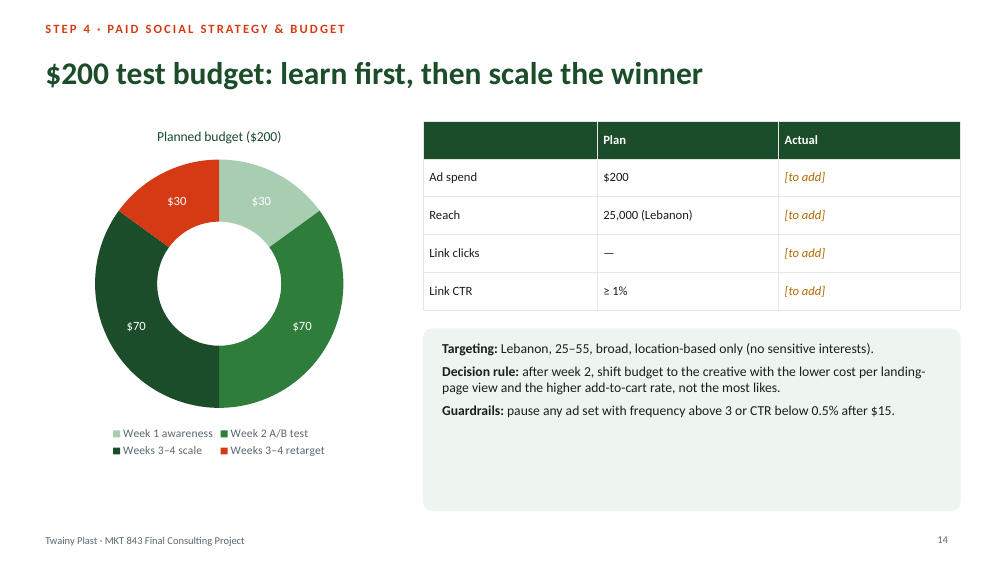
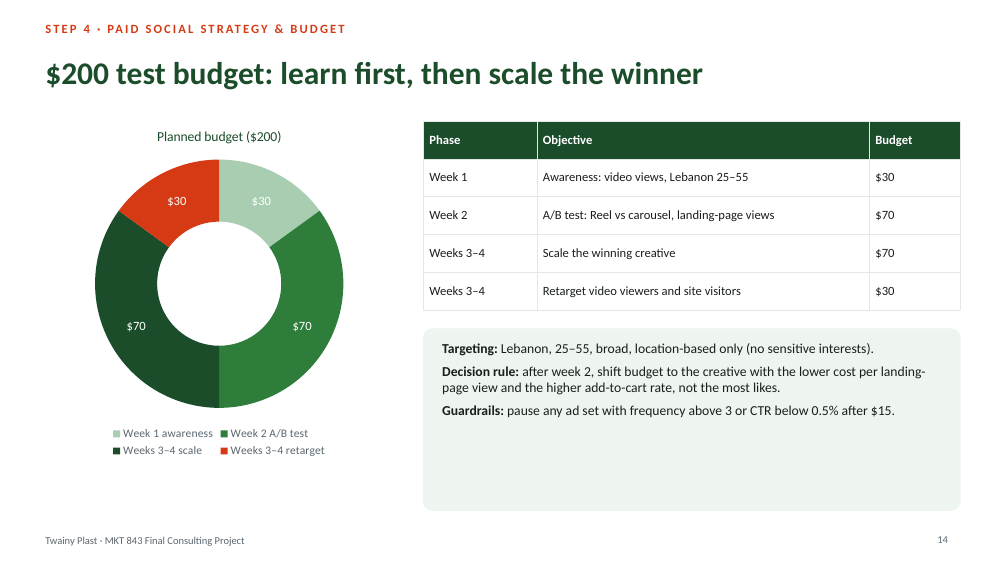
Before and after one commit to mouhibtwainy-dot/Twainy-Plast, a slide deck: slide 14 of deck/Twainy-Plast-Final-Deck.pptx. Drawn at 1008x567 pixels with LibreOffice and Linux fonts; fonts in the diff are those of the drawing. Boxes give left, top, right and bottom in pixels: in the first picture for what was removed or moved away, otherwise in the second. Text is boxed around its words. In the diff, an @@ line names an element or a change of style, - is before the commit and + after.

```diff
--- a/deck/Twainy-Plast-Final-Deck.pptx
+++ b/deck/Twainy-Plast-Final-Deck.pptx
@@ table at bbox=[423, 121, 960, 301] @@
-row 1:  | Plan | Actual
+row 1: Phase | Objective | Budget
-row 2: Ad spend | $200 | [to add]
+row 2: Week 1 | Awareness: video views, Lebanon 25–55 | $30
-row 3: Reach | 25,000 (Lebanon) | [to add]
+row 3: Week 2 | A/B test: Reel vs carousel, landing-page views | $70
-row 4: Link clicks | — | [to add]
+row 4: Weeks 3–4 | Scale the winning creative | $70
-row 5: Link CTR | ≥ 1% | [to add]
+row 5: Weeks 3–4 | Retarget video viewers and site visitors | $30
```
Also in this commit, not shown: 14 other slides changed, 2 other files.
